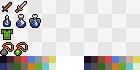
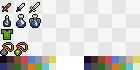
Revision of a layered (140, 70) image; what changed, layer by layer:
painted on "Layer 3" over [5, 1, 40, 13]
